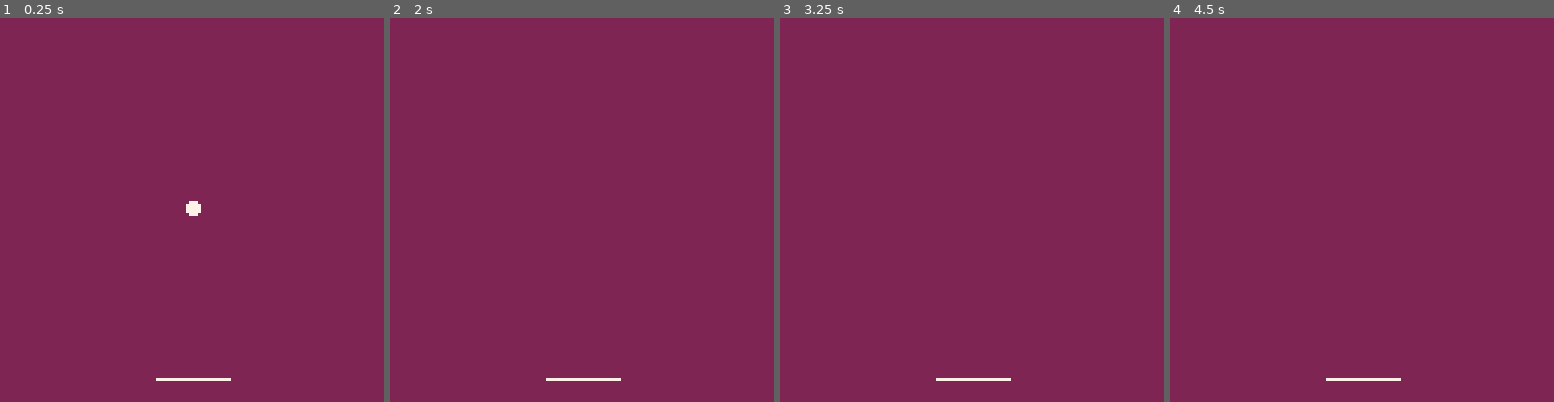
Above: before the commit, frames 1-4 (left to right).
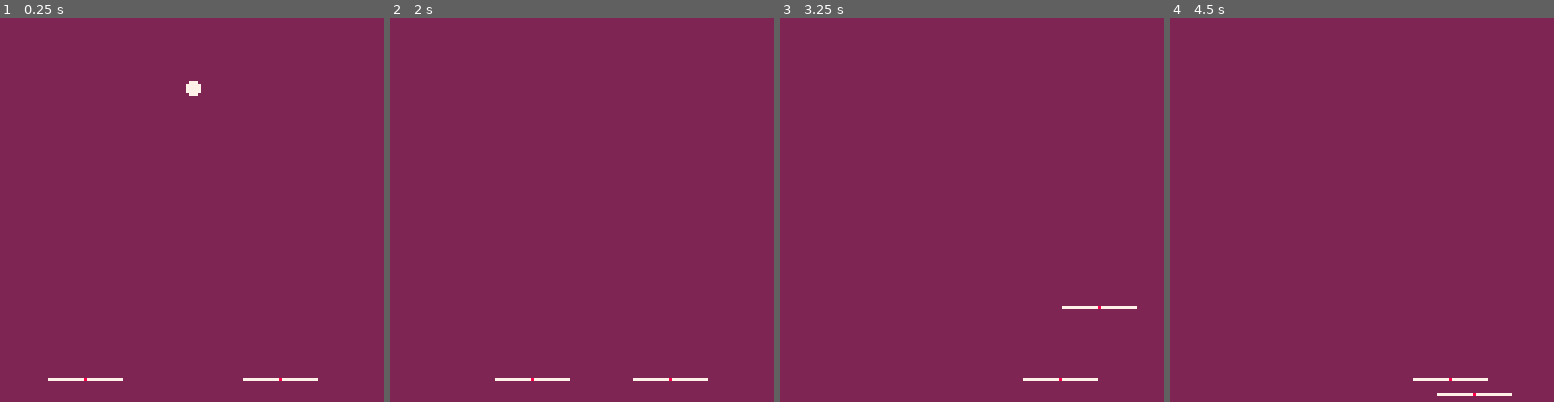
Above: after the commit, the same moments.

Repository: pixelrip/breakout
Game: PICO-8 cartridge breakout.p8
Same seed, same stepped clock (60 frames per second), same inputs: the game is played once before the commit and once after it.
Inputs:
- Up to frame 1 (0.25 s): no input
- Up to frame 2 (2 s): tap X (X key) at 0.33, 1.07, 1.85 s; tap O (Z key) at 0.7, 1.7 s; hold Right from 1.6 s (still down)
- Up to frame 3 (3.25 s): release Right at 2.1 s; tap O (Z key) at 2.1, 2.5, 2.9 s; hold Up 2.15-2.42 s; hold Right 2.47-3.03 s; tap X (X key) at 2.97 s; hold Left from 3.08 s (still down)
- Up to frame 4 (4.5 s): tap O (Z key) at 3.3, 3.7, 4.1 s; release Left at 3.58 s; hold Down 3.63-3.97 s; hold Right from 4.02 s (still down); tap X (X key) at 4.08 s

The runs differ from the first frame. In frame 1, 0.7% of the frame differs, in the area x 12-83%, y 16-95%; in frame 2, 0.4%; in frame 3, 0.5%; in frame 4, 0.5%.

Commit message:
basic paddle controls

Diff:
--- a/breakout.p8
+++ b/breakout.p8
@@ -19,6 +19,7 @@
 #include src/components/mover.lua
 #include src/components/gravity.lua
 #include src/components/paddle.lua
+#include src/components/paddle_input.lua
 
 -- Entities
 #include src/entities/base/base.lua
--- a/src/components/input_mover.lua
+++ /dev/null
@@ -1,33 +0,0 @@
--- InputMover Component
--- Reads player input and translates it into velocity changes
-
-InputMover = {}
-InputMover.__index = InputMover
-
-function InputMover.new(owner, opts)
-    local self = setmetatable({}, InputMover)
-    self.owner = owner
-
-    -- Properties
-    self.acceleration = opts.acceleration or 0.5
-
-    return self
-end
-
-function InputMover:update()
-    -- Required components
-    local mover = self.owner:get_component(Mover)
-
-    -- Inputs
-    local left = btn(0)
-    local right = btn(1)
-
-    -- Apply acceleration based on input
-    if left then
-        mover.vx -= self.acceleration
-    end
-
-    if right then
-        mover.vx += self.acceleration
-    end
-end
--- a/src/components/input_rotater.lua
+++ /dev/null
@@ -1,66 +0,0 @@
--- InputRotater Component
--- Reads player input and translates it into rotation position
-
-InputRotater = {}
-InputRotater.__index = InputRotater
-
-function InputRotater.new(owner, opts)
-    local self = setmetatable({}, InputRotater)
-    self.owner = owner
-
-    -- Properties
-    -- input state: 0 = neutral, -1 left, 1 right
-    self.tilt_dir = 0
-    self.max_angle = opts.max_angle or 1
-    self.rotation_speed = opts.rotation_speed or 0.01
-    self.snap_speed = opts.snap_speed or 0.04
-
-    return self
-end
-
-function InputRotater:update()
-    -- Required components
-    local rotation = self.owner:get_component(Rotation)
-
-    -- Inputs
-    local left = btn(4)
-    local right = btn(5)
-
-    -- 1. Check for new button presses
-    if left and self.tilt_dir == 0 then
-        self.tilt_dir = -1 -- start tilting left
-    elseif right and self.tilt_dir == 0 then
-        self.tilt_dir = 1 -- start tilting right
-    end
-
-    -- 2. Update angle based on tilt direction
-    if self.tilt_dir == -1 then
-        -- We are in "tilting left" mode
-        if not left then
-        self.tilt_dir = 0 -- Player released left, go to neutral
-        else
-        -- Player is holding left, increase tilt
-        rotation.angle = max(-self.max_angle, rotation.angle - self.rotation_speed)
-        end
-
-    elseif self.tilt_dir == 1 then
-        -- We are in "tilting right" mode
-        if not right then
-        self.tilt_dir = 0 -- Player released right, go to neutral
-        else
-        -- Player is holding right, increase tilt
-        rotation.angle = min(self.max_angle, rotation.angle + self.rotation_speed)
-        end
-    end
-
-    -- 3. Handle snap-back when in neutral
-    if self.tilt_dir == 0 and rotation.angle != 0 then
-        if rotation.angle > 0 then
-        -- it's tilted right, snap left
-        rotation.angle = max(0, rotation.angle - self.snap_speed)
-        elseif rotation.angle < 0 then
-        -- it's tilted left, snap right
-        rotation.angle = min(0, rotation.angle + self.snap_speed)
-        end
-    end
-end
--- a/src/components/paddle.lua
+++ b/src/components/paddle.lua
@@ -13,12 +13,16 @@
     self.owner = owner
 
     -- Properties
-
+    -- TODO: DRY?
     local hw = Paddle.W / 2
     self.x1 = owner.x - hw
     self.y1 = owner.y
     self.x2 = owner.x + hw
     self.y2 = owner.y
+
+    self.lowest_y = max(self.y1, self.y2)
+    self.tilt_y1 = 0
+    self.tilt_y2 = 0
 
     self.col = opts.col or 7
     self.bounce = opts.bounce or 0.8
@@ -32,12 +36,16 @@
 function Paddle:update()
     local prev_y1 = self.y1
 	local prev_y2 = self.y2
+
+    -- TODO: DRY?
     local hw = self.W / 2
 
     self.x1 = self.owner.x - hw
-    self.y1 = self.owner.y
+    self.y1 = self.owner.y + self.tilt_y1
     self.x2 = self.owner.x + hw
-    self.y2 = self.owner.y
+    self.y2 = self.owner.y + self.tilt_y2
+
+    self.lowest_y = max(self.y1, self.y2)
 
 	self.vy1 = self.y1 - prev_y1
 	self.vy2 = self.y2 - prev_y2
@@ -49,4 +57,5 @@
 
 function Paddle:draw()
     line(self.x1, self.y1, self.x2, self.y2, self.col)
+    pset(self.owner.x, self.owner.y, 8)
 end
--- /dev/null
+++ b/src/components/paddle_input.lua
@@ -0,0 +1,53 @@
+-- PaddleInput Component
+-- Reads player input and translates it into velocity changes
+
+PaddleInput = {}
+PaddleInput.__index = PaddleInput
+
+PaddleInput.MAX_OFFSET = 6
+
+function PaddleInput.new(owner, opts)
+    local self = setmetatable({}, PaddleInput)
+    self.owner = owner
+
+    -- Properties
+    self.acceleration = opts.acceleration or 0.5
+
+    return self
+end
+
+function PaddleInput:update()
+    -- Required components
+    local mover = self.owner:get_component(Mover)
+    local paddle = self.owner:get_component(Paddle)
+
+    local idx = self.owner.idx
+    local up = btn(2, idx)
+    local down = btn(3, idx)
+    local left = btn(0, idx)
+    local right = btn(1, idx)
+
+    -- Apply acceleration based on input
+    if left then mover.vx -= self.acceleration end
+    if right then mover.vx += self.acceleration end
+    if up then mover.vy -= self.acceleration end
+    if down then mover.vy += self.acceleration end
+
+    -- Turning the platform
+    local o = btn(4, idx)
+    local x = btn(5, idx)
+
+    if o and not x then
+        paddle.tilt_y1 = 6
+        paddle.tilt_y2 = -6
+    elseif x and not o then
+        paddle.tilt_y1 = -6
+        paddle.tilt_y2 = 6
+    else
+        paddle.tilt_y1 = 0
+        paddle.tilt_y2 = 0
+   end
+
+
+
+end
--- a/src/components/rectangle.lua
+++ /dev/null
@@ -1,76 +0,0 @@
--- Rectangle
--- Component for drawing a rectangle at any angle
-
-Rectangle = {}
-Rectangle.__index = Rectangle
-
-Rectangle.DEBUG = false
-
-function Rectangle.new(owner, opts)
-    local self = setmetatable({}, Rectangle)
-
-    self.owner = owner
-    self.angle = opts.angle or 0
-    self.color = opts.color or 7
-    self.corners = {
-        top_left = {}, -- top-left
-        top_right = {}, -- top-right
-        bottom_right = {}, -- bottom-right
-        bottom_left = {}  -- bottom-left
-    }
-
-    return self
-end
-
-function Rectangle:update()
-    local rotation = self.owner:get_component(Rotation)
-    local angle = 0
-
-    if rotation != nil then
-        angle = rotation.angle
-    end
-
-    local hw = self.owner.w / 2 -- half-width
-    local hh = self.owner.h / 2 -- half-height
-
-    -- pre-calculate sin/cos
-    -- rotation.angle is in PICO-8's 0-1 format
-    local c = cos(angle)
-    local s = sin(angle)
-
-    -- calculate the 4 corner vectors
-    local v1x, v1y = hw*c, hw*s
-    local v2x, v2y = -hh*s, hh*c
-
-    -- update corner positions
-    self.corners.top_left = {-v1x - v2x, -v1y - v2y} -- top-left
-    self.corners.top_right = { v1x - v2x,  v1y - v2y} -- top-right
-    self.corners.bottom_right = { v1x + v2x,  v1y + v2y} -- bottom-right
-    self.corners.bottom_left = {-v1x + v2x, -v1y + v2y} -- bottom-left
-
-end
-
-function Rectangle:draw()
-    local x = self.owner.x
-    local y = self.owner.y
-
-    -- draw the rectangle using lines between corners
-    local tl = self.corners.top_left
-    local tr = self.corners.top_right
-    local br = self.corners.bottom_right
-    local bl = self.corners.bottom_left
-
-    -- draw lines
-    line(x + tl[1], y + tl[2], x + tr[1], y + tr[2], self.color) -- top edge
-    line(x + tr[1], y + tr[2], x + br[1], y + br[2], self.color) -- right edge
-    line(x + br[1], y + br[2], x + bl[1], y + bl[2], self.color) -- bottom edge
-    line(x + bl[1], y + bl[2], x + tl[1], y + tl[2], self.color) -- left edge
-
-    -- draw corners for debugging
-    if self.DEBUG then
-        pset(x + tl[1], y + tl[2], 8) -- top-left
-        pset(x + tr[1], y + tr[2], 9) -- top-right
-        pset(x + br[1], y + br[2], 10) -- bottom-right
-        pset(x + bl[1], y + bl[2], 11) -- bottom-left
-    end
-end
--- a/src/components/rotation.lua
+++ /dev/null
@@ -1,16 +0,0 @@
--- Rotation component
--- Allows an entity to be rotated
-
-Rotation = {}
-Rotation.__index = Rotation
-
-function Rotation.new(owner, opts)
-    local self = setmetatable({}, Rotation)
-
-    self.angle = opts.angle or 0
-    -- TODO: Rotation properties
-
-    return self
-end
-
--- TODO: Rotation methods: rotate, etc
--- a/src/components/rotation_rectangle_collider.lua
+++ /dev/null
@@ -1,72 +0,0 @@
-RotationRectangleCollider = {}
-RotationRectangleCollider.__index = RotationRectangleCollider
-
-RotationRectangleCollider.DEBUG = false
-
-function RotationRectangleCollider.new(owner, opts)
-    local self = setmetatable({}, RotationRectangleCollider)
-
-    self.owner = owner
-    self.offset = opts.offset or 0
-    self.corners = {
-        top_left = {},
-        top_right = {},
-        bottom_right = {},
-        bottom_left = {}
-    }
-
-    return self
-end
-
-function RotationRectangleCollider:update()
-    -- Required components
-    local rectangle = self.owner:get_component(Rectangle)
-
-    if not rectangle then
-        return
-    end
-
-    local corners = rectangle.corners
-    local tl = corners.top_left
-    local tr = corners.top_right
-    local br = corners.bottom_right
-    local bl = corners.bottom_left
-
-    -- Calculate corners based on rectangle + offset
-    -- FIX: should offset be applied differently based on rotation? works for now.
-    self.corners.top_left = {
-        tl[1] - self.offset,
-        tl[2] - self.offset
-    }
-    self.corners.top_right = {
-        tr[1] + self.offset,
-        tr[2] - self.offset
-    }
-    self.corners.bottom_right = {
-        br[1] + self.offset,
-        br[2] + self.offset
-    }
-    self.corners.bottom_left = {
-        bl[1] - self.offset,
-        bl[2] + self.offset
-    }
-end
-
-function RotationRectangleCollider:draw()
-    if not self.DEBUG then return end
-
-    local x = self.owner.x
-    local y = self.owner.y
-
-    -- draw the collider using lines between corners
-    local tl = self.corners.top_left
-    local tr = self.corners.top_right
-    local br = self.corners.bottom_right
-    local bl = self.corners.bottom_left
-
-    -- draw lines
-    line(x + tl[1], y + tl[2], x + tr[1], y + tr[2], 11) -- top edge
-    line(x + tr[1], y + tr[2], x + br[1], y + br[2], 11) -- right edge
-    line(x + br[1], y + br[2], x + bl[1], y + bl[2], 11) -- bottom edge
-    line(x + bl[1], y + bl[2], x + tl[1], y + tl[2], 11) -- left edge
-end
--- a/src/entities/player.lua
+++ b/src/entities/player.lua
@@ -16,11 +16,21 @@
 
     setmetatable(self, Player)
 
+    -- Player properties (Player 1=0, Player 2=1)
+    self.idx = opts.idx or 0
+
     -- compose behavior with components
+    self:add_component(Mover.new(self, {
+        max_speed = 2,
+        friction = 0.2
+    }))
     self:add_component(Paddle.new(self, {
         col = 7,
         bounce = 0.8
     }))
+    self:add_component(PaddleInput.new(self, {
+        acceleration = 0.5
+    }))
 
     return self
 end
--- a/src/main.lua
+++ b/src/main.lua
@@ -12,20 +12,26 @@
     })
     ]]--
 
-    player = Player.new({
-        x = 64,
-        y = 120
+    p1 = Player.new({
+        x = 28,
+        y = 120,
+        idx = 0
+    })
+
+    p2 = Player.new({
+        x = 93,
+        y = 120,
+        idx = 1
     })
 
     ball = Ball.new({
         x = 64,
-        y = 60,
-        vx = 0,
-        vy = 0
+        y = 20
     })
 
     --world:add(arena)
-    world:add(player)
+    world:add(p1)
+    world:add(p2)
     world:add(ball)
 end
 
